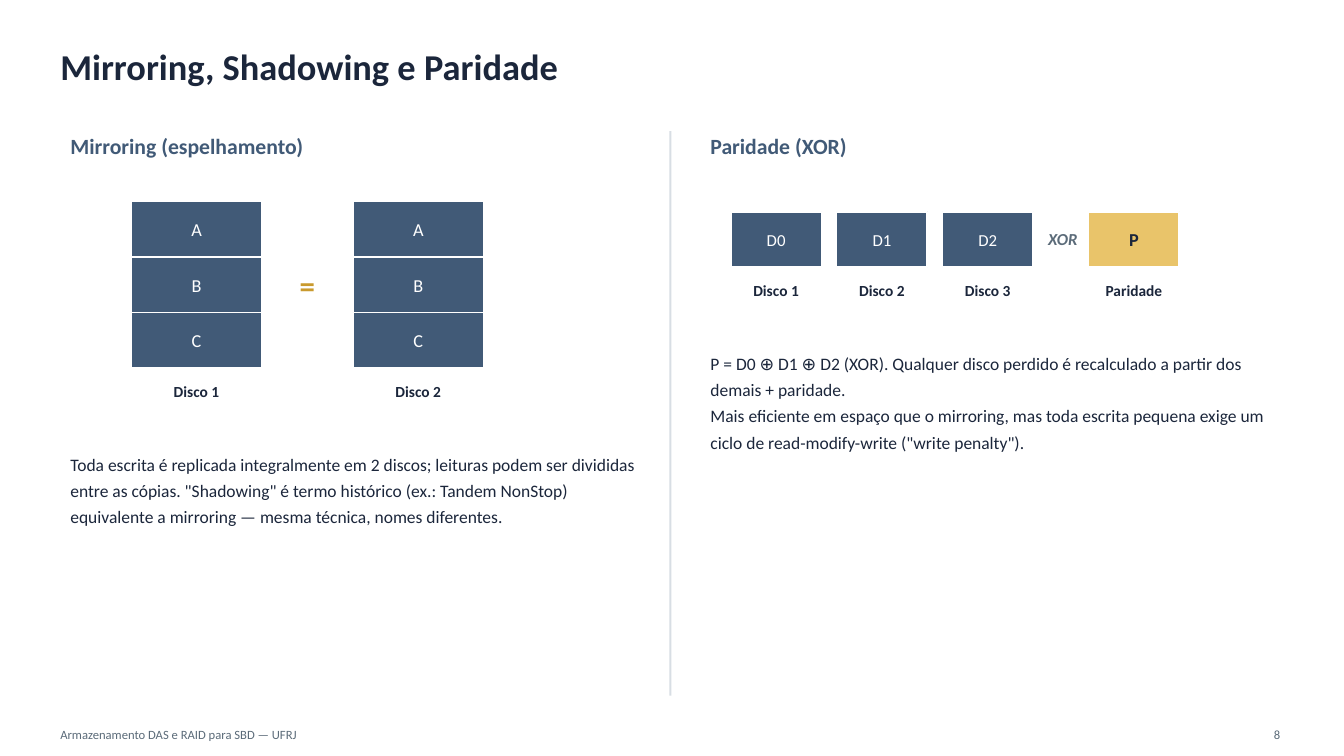
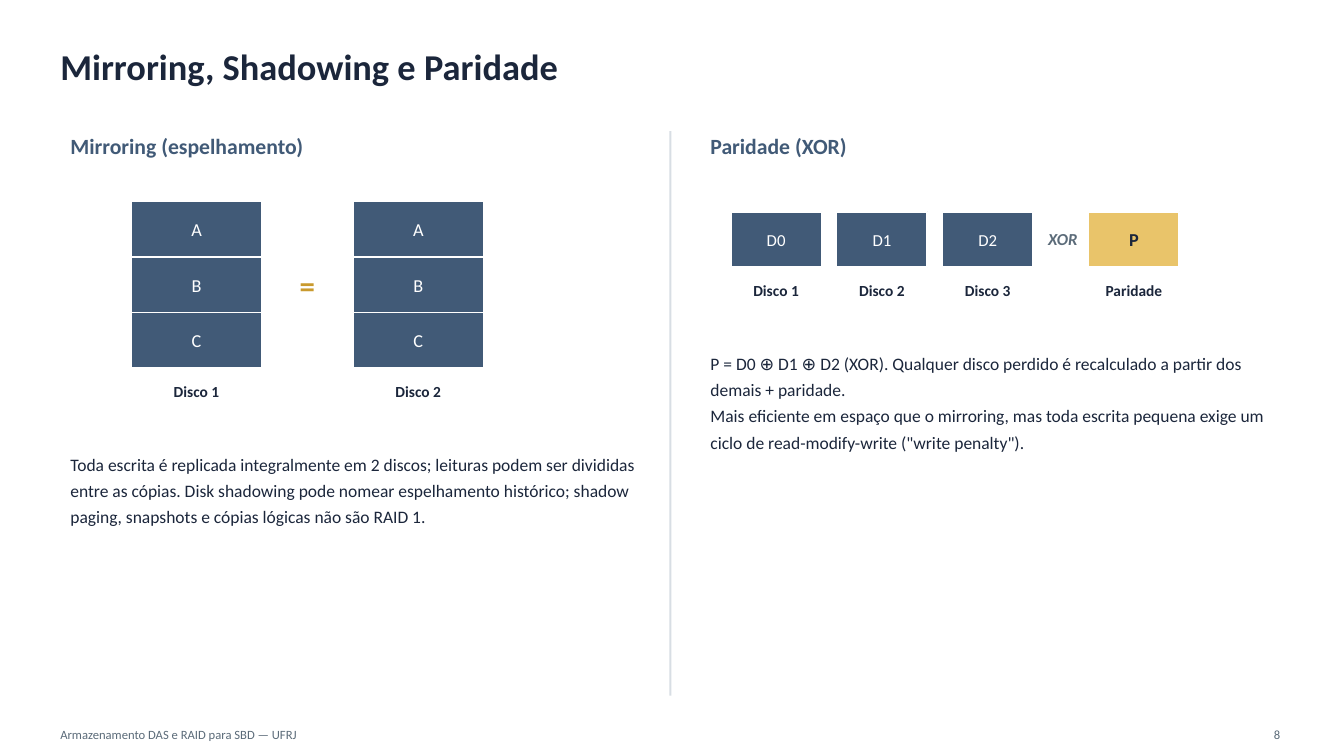
Before and after one commit to guilherme-hu/Trabalho-CBD, a slide deck: slide 8 of DAS e RAID/DAS_RAID_Slides.pptx. Drawn at 1344x756 pixels with LibreOffice and Linux fonts; fonts in the diff are those of the drawing. Boxes give left, top, right and bottom in pixels: in the first picture for what was removed or moved away, otherwise in the second. Text is boxed around its words. In the diff, an @@ line names an element or a change of style, - is before the commit and + after.

```diff
--- a/DAS e RAID/DAS_RAID_Slides.pptx
+++ b/DAS e RAID/DAS_RAID_Slides.pptx
@@ text at (70, 459, 635, 526): text changed @@
-Toda escrita é replicada integralmente em 2 discos; leituras podem ser divididas entre as cópias. "Shadowing" é termo histórico (ex.: Tandem NonStop) equivalente a mirroring — mesma técnica, nomes diferentes.
+Toda escrita é replicada integralmente em 2 discos; leituras podem ser divididas entre as cópias. Disk shadowing pode nomear espelhamento histórico; shadow paging, snapshots e cópias lógicas não são RAID 1.
```
Also in this commit, not shown: 5 other slides changed, 3 slides added, 28 other files.
